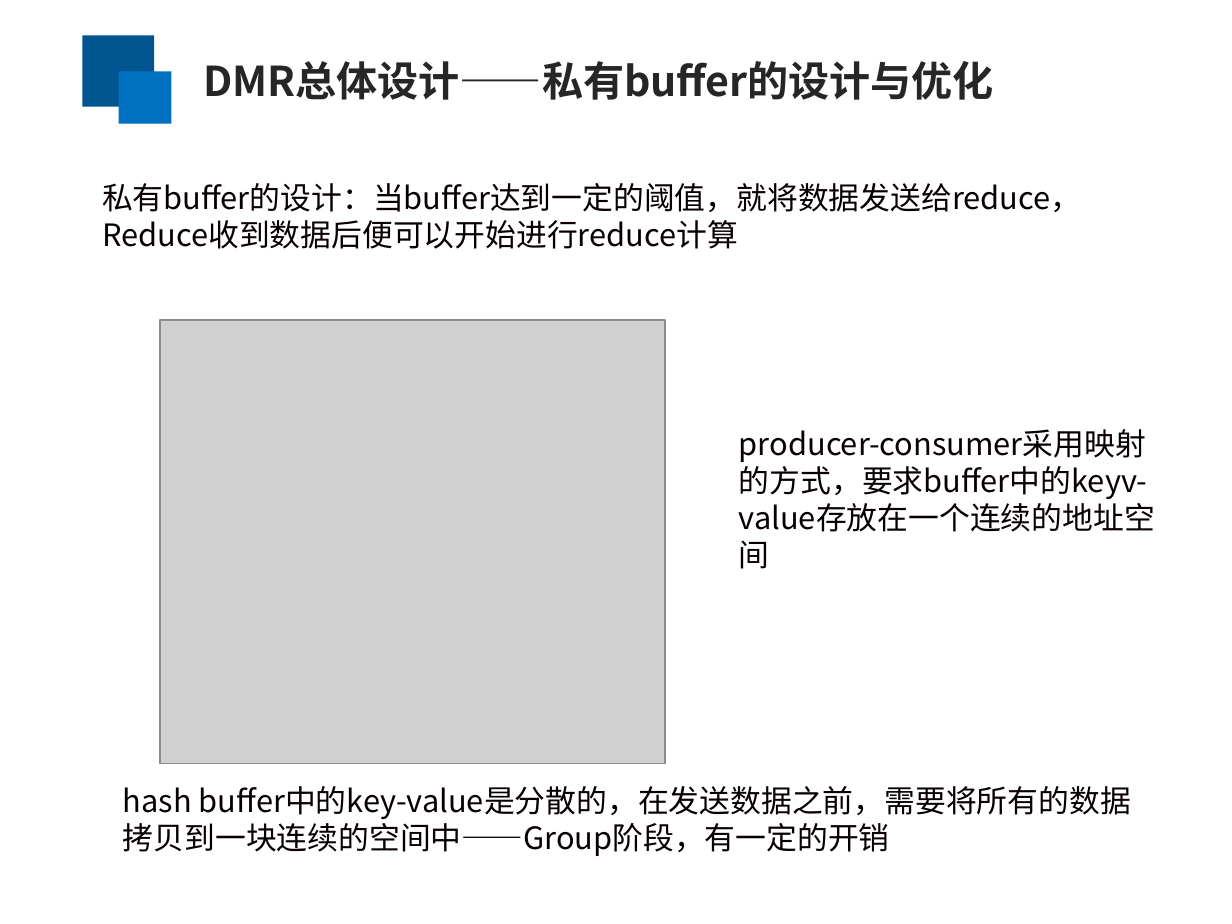
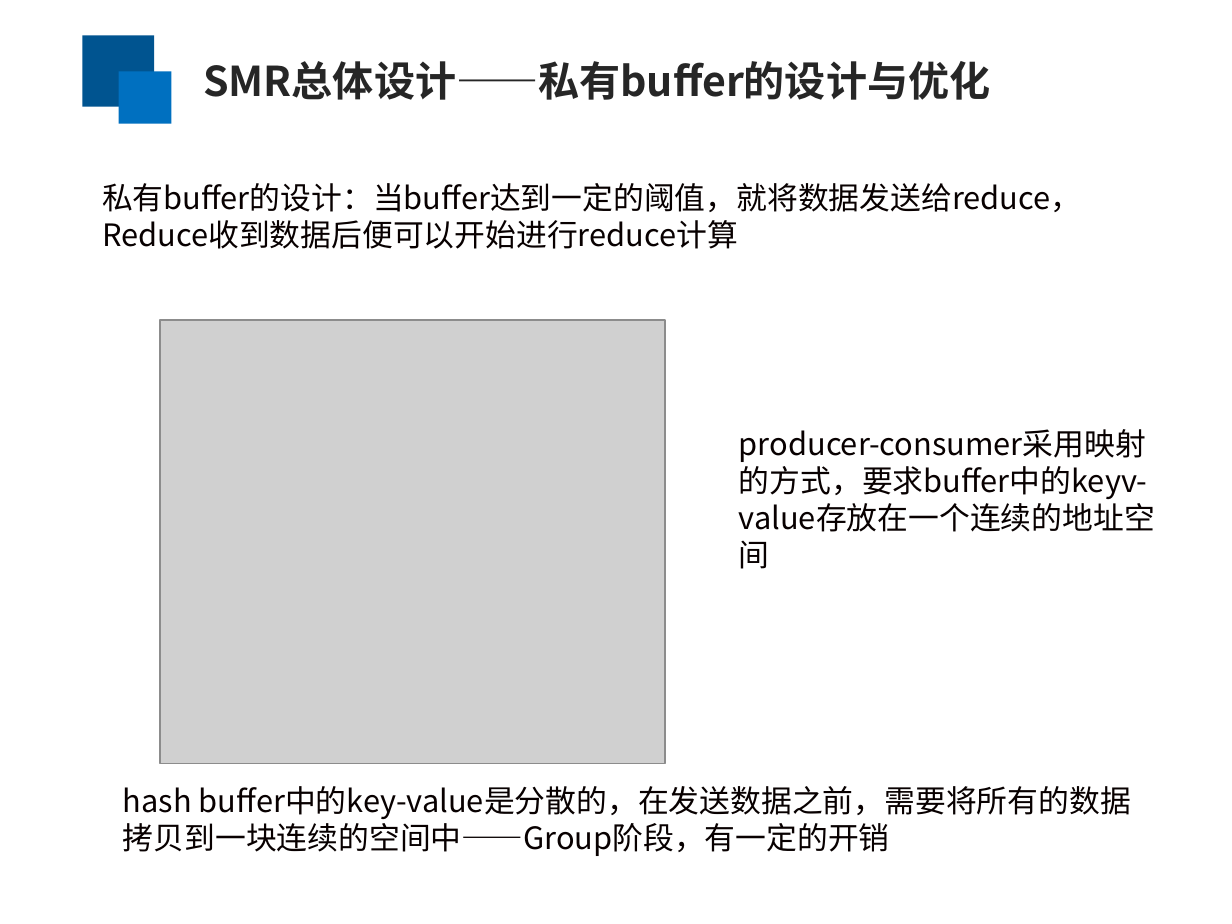
Before and after one commit to yufenyu/work, a slide deck: slide 10 of dmr_paper/paper/chinaSys-2016.ppt. Drawn at 1232x924 pixels with LibreOffice and Linux fonts; fonts in the diff are those of the drawing; grey boxes stand for pictures. Boxes give left, top, right and bottom in pixels: in the first picture for what was removed or moved away, otherwise in the second. Text is boxed around its words. In the diff, an @@ line names an element or a change of style, - is before the commit and + after.

```diff
--- a/dmr_paper/paper/chinaSys-2016.ppt
+++ b/dmr_paper/paper/chinaSys-2016.ppt
@@ text at bbox=[203, 61, 990, 100]: text changed @@
-DMR总体设计——私有buffer的设计与优化
+SMR总体设计——私有buffer的设计与优化
```
Also in this commit, not shown: 9 other slides changed.
